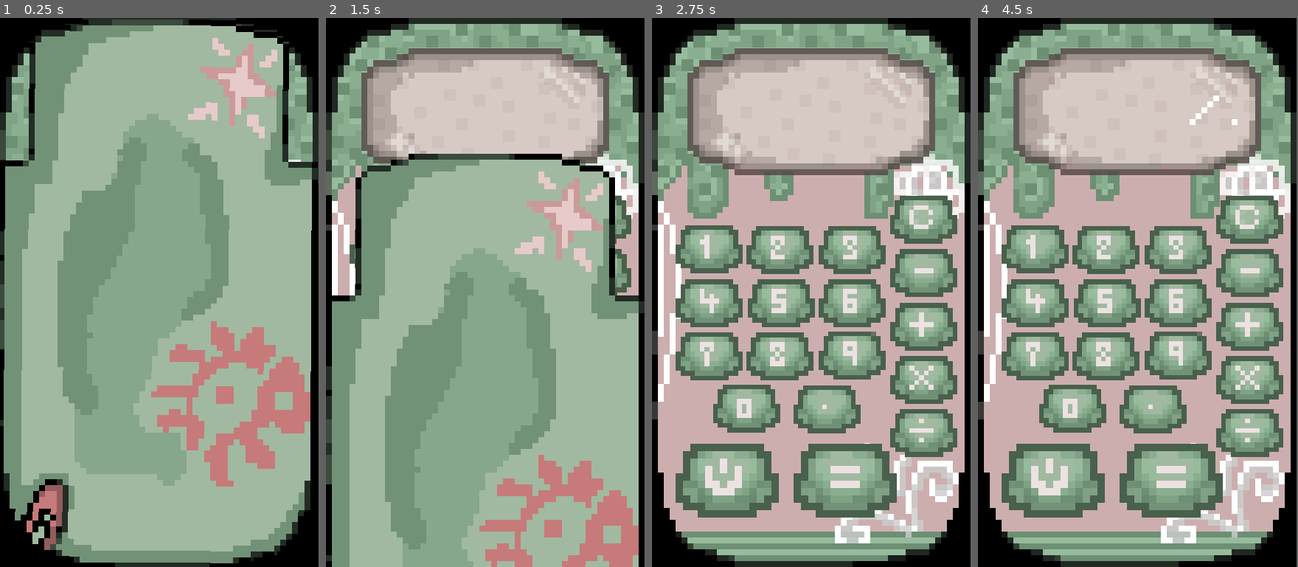
Above: before the commit, frames 1-4 (left to right).
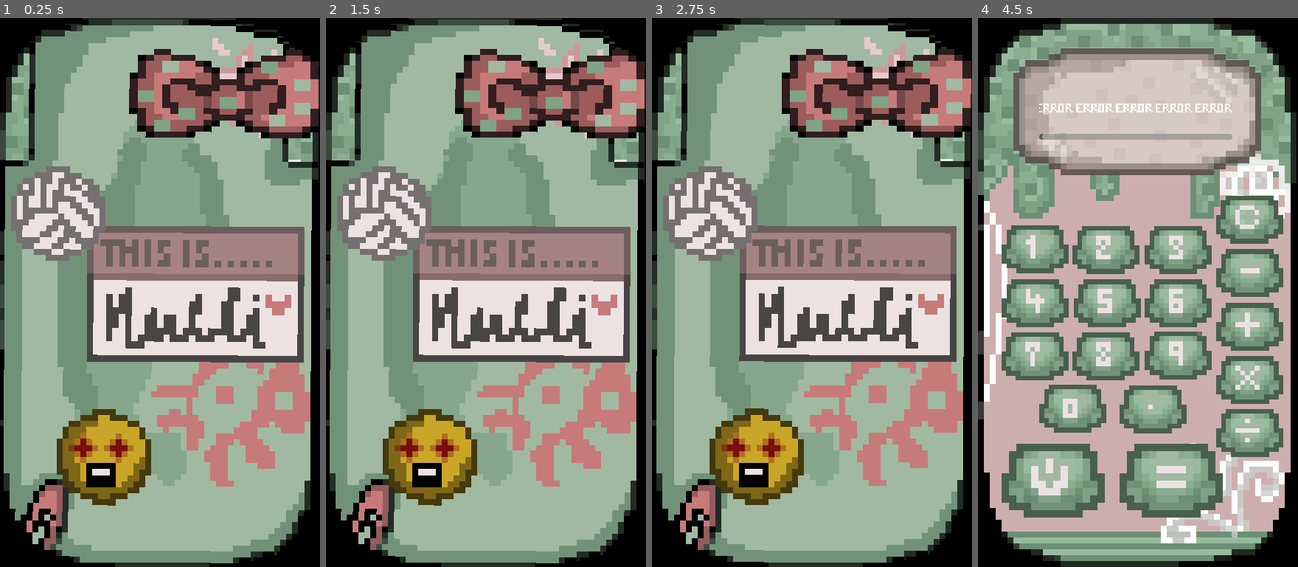
Above: after the commit, the same moments.

Repository: nullichip/Nulli-sCuteCalculator
Game: Godot game, scene res://scenes/calc.tscn
Two runs of this game, one before a commit and one after it. Both use one fixed random seed, a clock stepped at 60 frames per second and the inputs below. The project has no main scene, so this scene is started directly.
Inputs (mouse positions are in pixels of both pictures, inside the frame that each line leads up to; where the layout moved, square brackets give the same spot in the first picture):
- Up to frame 1 (0.25 s): no input
- Up to frame 2 (1.5 s): click (594, 270) [598, 270] at 0.5 s; click (594, 325) [598, 325] at 1.25 s
- Up to frame 3 (2.75 s): click (920, 380) [924, 380] at 2 s
- Up to frame 4 (4.5 s): click (1250, 429) [1250, 435] at 2.75 s; click (1150, 407) [1154, 407] at 3.5 s; click (1170, 479) at 4.25 s
In our replay, the window is 432x744 before the commit and 434x744 after it. These sizes can differ from the game's own. Grey fills any space a smaller window leaves; there, only what the larger window draws over its background counts as a difference.

The runs differ from the first frame. In frame 1, 32% of the frame differs, in the area x 3-100%, y 5-89%; in frame 2, 74%; in frame 3, 82%, in the area x 0-100%, y 0-100%; in frame 4, 1.4%.

Commit message:
feat: float numbers, sticker interactiveness, mult, div, add, and subtract
end of project:))

Diff:
--- a/project.godot
+++ b/project.godot
@@ -16,8 +16,10 @@
 
 [display]
 
-window/size/viewport_width=432
+window/size/viewport_width=434
 window/size/viewport_height=744
+window/size/resizable=false
+window/size/borderless=true
 window/size/transparent=true
 window/subwindows/embed_subwindows=false
 window/per_pixel_transparency/allowed=true
--- a/scenes/calc.tscn
+++ b/scenes/calc.tscn
@@ -22,7 +22,12 @@
 [ext_resource type="Texture2D" uid="uid://cjload1h1a8em" path="res://Calc Assets/=.png" id="21_bocuy"]
 [ext_resource type="Texture2D" uid="uid://crhm5elhm6qai" path="res://Calc Assets/on& off.png" id="22_050ol"]
 [ext_resource type="Texture2D" uid="uid://rssdhuf27oq5" path="res://Calc Assets/C.png" id="22_fmorw"]
+[ext_resource type="Texture2D" uid="uid://c5t3ooiftp0ic" path="res://Calc Assets/Sticker1.png" id="24_skn22"]
 [ext_resource type="Texture2D" uid="uid://ch4edmuivwfel" path="res://Calc Assets/CAp.png" id="24_vu1ap"]
+[ext_resource type="Script" uid="uid://dtl30fssbnnjo" path="res://scripts/stickers.gd" id="25_tg61m"]
+[ext_resource type="Texture2D" uid="uid://cr1rr8mw1qqlt" path="res://Calc Assets/Sticker2.png" id="26_xqdc3"]
+[ext_resource type="Texture2D" uid="uid://deet73c5d3obb" path="res://Calc Assets/Sticker3.png" id="27_qm11l"]
+[ext_resource type="Texture2D" uid="uid://crvcssug5qvxu" path="res://Calc Assets/Sticker4.png" id="28_o5o2v"]
 
 [sub_resource type="Animation" id="Animation_vu1ap"]
 resource_name = "cap-off"
@@ -42,11 +47,11 @@
 tracks/1/type = "value"
 tracks/1/imported = false
 tracks/1/enabled = true
-tracks/1/path = NodePath("..:rotation")
+tracks/1/path = NodePath("../..:rotation")
 tracks/1/interp = 1
 tracks/1/loop_wrap = true
 tracks/1/keys = {
-"times": PackedFloat32Array(0, 0.10833333, 0.20833333, 0.31, 0.41, 0.5, 0.6, 0.7),
+"times": PackedFloat32Array(0, 0.12333331, 0.21499999, 0.31666666, 0.41, 0.5, 0.6, 0.70666665),
 "transitions": PackedFloat32Array(1, 1, 1, 1, 1, 1, 1, 1),
 "update": 0,
 "values": [0.0, 0.0052359877, -0.0052359877, 0.0052359877, -0.0052359877, 0.0052359877, -0.0052359877, 0.0]
@@ -106,6 +111,18 @@
 "update": 0,
 "values": [0.0052359877]
 }
+tracks/2/type = "value"
+tracks/2/imported = false
+tracks/2/enabled = true
+tracks/2/path = NodePath("../..:rotation")
+tracks/2/interp = 1
+tracks/2/loop_wrap = true
+tracks/2/keys = {
+"times": PackedFloat32Array(0),
+"transitions": PackedFloat32Array(1),
+"update": 0,
+"values": [0.0]
+}
 
 [sub_resource type="AnimationLibrary" id="AnimationLibrary_68q0n"]
 _data = {
@@ -115,6 +132,7 @@
 }
 
 [node name="Calculator" type="Control"]
+z_index = 20
 layout_mode = 3
 anchors_preset = 15
 anchor_right = 1.0
@@ -141,13 +159,16 @@
 scale = Vector2(8, 8.190476)
 texture = ExtResource("3_050ol")
 
-[node name="HBoxContainer" type="HBoxContainer" parent="BaseCalc"]
-offset_left = 66.0
-offset_top = 87.0
-offset_right = 368.0
+[node name="ScrollContainer" type="ScrollContainer" parent="BaseCalc"]
+offset_left = 83.0
+offset_top = 86.0
+offset_right = 345.0
 offset_bottom = 161.0
-size_flags_horizontal = 8
-theme_override_constants/separation = 1
+vertical_scroll_mode = 0
+
+[node name="HBoxContainer" type="HBoxContainer" parent="BaseCalc/ScrollContainer"]
+layout_mode = 2
+size_flags_horizontal = 3
 alignment = 2
 
 [node name="BTN1" type="TextureButton" parent="BaseCalc"]
@@ -333,15 +354,64 @@
 [node name="CapCalc" type="TextureRect" parent="."]
 layout_mode = 0
 rotation = 0.0052359877
+mouse_filter = 2
 
 [node name="CAp" type="TextureButton" parent="CapCalc"]
 texture_filter = 1
 layout_mode = 0
 offset_top = 1.0
 offset_right = 54.0
-offset_bottom = 94.00061
+offset_bottom = 94.00018
 scale = Vector2(8, 8)
 texture_normal = ExtResource("24_vu1ap")
+
+[node name="NameSticker" type="TextureRect" parent="CapCalc/CAp"]
+z_index = 5
+texture_filter = 1
+layout_mode = 0
+offset_left = 15.375
+offset_top = 35.0
+offset_right = 52.175003
+offset_bottom = 58.0
+mouse_filter = 0
+texture = ExtResource("24_skn22")
+script = ExtResource("25_tg61m")
+
+[node name="VBSticker" type="TextureRect" parent="CapCalc/CAp"]
+z_index = 5
+texture_filter = 1
+layout_mode = 0
+offset_left = 1.875
+offset_top = 24.75
+offset_right = 17.875
+offset_bottom = 40.75
+mouse_filter = 0
+texture = ExtResource("26_xqdc3")
+script = ExtResource("25_tg61m")
+
+[node name="EmojiSticker" type="TextureRect" parent="CapCalc/CAp"]
+z_index = 5
+texture_filter = 1
+layout_mode = 0
+offset_left = 10.375
+offset_top = 66.125
+offset_right = 26.375
+offset_bottom = 82.465416
+mouse_filter = 0
+texture = ExtResource("27_qm11l")
+script = ExtResource("25_tg61m")
+
+[node name="BowSticker" type="TextureRect" parent="CapCalc/CAp"]
+z_index = 5
+texture_filter = 1
+layout_mode = 0
+offset_left = 21.5
+offset_top = 5.0
+offset_right = 55.0
+offset_bottom = 20.0
+mouse_filter = 0
+texture = ExtResource("28_o5o2v")
+script = ExtResource("25_tg61m")
 
 [node name="AnimationPlayer" type="AnimationPlayer" parent="."]
 root_node = NodePath("../CapCalc/CAp")
--- a/scripts/calc.gd
+++ b/scripts/calc.gd
@@ -6,8 +6,9 @@
 var current_input: String = ""
 var is_negative_pending: bool = false
 var last_action: String = ""
-@onready var container = $BaseCalc/HBoxContainer
-
+
+@onready var container = $BaseCalc/ScrollContainer/HBoxContainer
+@onready var scroll_container = $BaseCalc/ScrollContainer
 @onready var cap = $AnimationPlayer
 
 func _on_btn_1_pressed() -> void:
@@ -51,35 +52,76 @@
 
 func _on_bt_nmult_pressed() -> void:
 	_on_number_pressed("x")
+	last_action = "multiply"
 
 
 func _on_bt_ndiv_pressed() -> void:
 	_on_number_pressed("/")
+	last_action = "divide"
 
 
 func _on_bt_ndecimal_pressed() -> void:
 	_on_number_pressed(".")
+	last_action = "decimal"
 
 
 func _on_btnc_pressed() -> void:
-	pass
+	current_input = ""
+	is_negative_pending = false
+	last_action = "clear"
+
+	update_png_display()
 
 
 func _on_bt_nsub_pressed() -> void:
 	_on_number_pressed("-")
+	last_action = "subtract"
 
 
 func _on_bt_nadd_pressed() -> void:
 	_on_number_pressed("+")
+	last_action = "add"
 
 
 func _on_bt_nequal_pressed() -> void:
-	pass # Replace with function body.
-
+	if current_input == "":
+		return
+
+	var math_parser = Expression.new()
+
+	var safe_equation = current_input.replace("x", "*")
+
+	safe_equation = safe_equation.replace("/", "* 1.0 /")
+
+	safe_equation = safe_equation.replace("--", "- -")
+	safe_equation = safe_equation.replace("+-", "+ -")
+	safe_equation = safe_equation.replace("*-", "* -")
+	safe_equation = safe_equation.replace("/-", "/ -")
+
+	var parse_error = math_parser.parse(safe_equation)
+	if parse_error != OK:
+		print("Invalid equation")
+		current_input = "Error"
+		update_png_display()
+		return
+
+	var result = math_parser.execute()
+
+	if math_parser.has_execute_failed():
+		print("Execution failed")
+		current_input = "Error"
+
+	else:
+		var rounded_result = snapped(float(result), 0.00001)
+		current_input = str(rounded_result)
+
+	last_action = "equal"
+	update_png_display()
 
 func _on_btnonoff_pressed() -> void:
 	cap.play("cap-on")
 	await cap.animation_finished
+	await get_tree().create_timer(0.5).timeout
 	get_tree().quit()
 
 
@@ -90,8 +132,9 @@
 
 #-----NUMBER SCRIPTS-----
 func _on_number_pressed(digit: String) -> void:
-	if current_input.length() >= 7:
-		return
+	if last_action == "equal" and digit in ["0", "1", "2", "3", "4", "5", "6", "7", "8", "9"]:
+		current_input = ""
+		is_negative_pending = false
 
 	if is_negative_pending and current_input == "":
 		current_input = "-" + digit
@@ -105,26 +148,33 @@
 	if last_action == "subract":
 		is_negative_pending = true
 	else:
-		pass
+		_on_number_pressed("-")
 	last_action = "subtract"
 
 func update_png_display() -> void:
 	for child in container.get_children():
+		container.remove_child(child)
 		child.queue_free()
 
 	for char in current_input:
 		var texture_path: String
 
 		if char == "-":
-			texture_path = "res://fonts/sub.png"
-		if char == "+":
+			texture_path = "res://fonts/minus.png"
+		elif char == "+":
 			texture_path = "res://fonts/add.png"
-		if char == "x":
+		elif char == "x":
 			texture_path = "res://fonts/mult.png"
-		if char == "/":
+		elif char == "/":
 			texture_path = "res://fonts/div.png"
 		elif char == ".":
 			texture_path = "res://fonts/decimal.png"
+		elif char == "E":
+			texture_path = "res://fonts/Error.png"
+		elif char == "r":
+			texture_path = "res://fonts/Error.png"
+		elif char == "o":
+			texture_path = "res://fonts/Error.png"
 		else:
 			texture_path = "res://fonts/" + char + ".png"
 
@@ -134,9 +184,12 @@
 		new_texture.expand_mode = TextureRect.EXPAND_IGNORE_SIZE
 		new_texture.stretch_mode = TextureRect.STRETCH_KEEP_ASPECT_CENTERED
 		new_texture.texture_filter = CanvasItem.TEXTURE_FILTER_NEAREST
-		new_texture.custom_minimum_size = Vector2(40,50)
+		new_texture.custom_minimum_size = Vector2(50,70)
 
 		container.add_child(new_texture)
+
+	await get_tree().process_frame
+	scroll_container.scroll_horizontal = scroll_container.get_h_scroll_bar().max_value
 
 
 
--- /dev/null
+++ b/scripts/stickers.gd
@@ -0,0 +1,39 @@
+extends TextureRect
+
+var is_dragging: bool = false
+var drag_offset: Vector2 = Vector2.ZERO
+
+var save_path: String = "user://stickers_v5.cfg"
+
+func _ready() -> void:
+	var config = ConfigFile.new()
+	if config.load(save_path) == OK:
+		if config.has_section_key("Positions", name):
+			position = config.get_value("Positions", name)
+
+func _gui_input(event: InputEvent) -> void:
+	if event is InputEventMouseButton and event.button_index == MOUSE_BUTTON_LEFT and event.pressed:
+		is_dragging = true
+		drag_offset = get_global_mouse_position() - global_position
+
+func _input(event: InputEvent) -> void:
+	if not is_dragging:
+		return
+
+	if event is InputEventMouseButton and event.button_index == MOUSE_BUTTON_LEFT and not event.pressed:
+		is_dragging = false
+		save_position()
+
+	if event is InputEventMouseMotion:
+		global_position = get_global_mouse_position() - drag_offset
+
+		var parent_size = get_parent().size
+
+		position.x = clamp(position.x, 0, parent_size.x - size.x)
+		position.y = clamp(position.y, 0, parent_size.y - size.y)
+
+func save_position() -> void:
+	var config = ConfigFile.new()
+	config.load(save_path)
+	config.set_value("Positions", name, position)
+	config.save(save_path)
Binary file added: fonts/Error.png
Not shown, changed: fonts/Error.png.import
Binary file removed: fonts/para.png
Not shown: 1 places in scenes/calc.tscn that only renumber resources
Not shown, added: scripts/stickers.gd.uid
